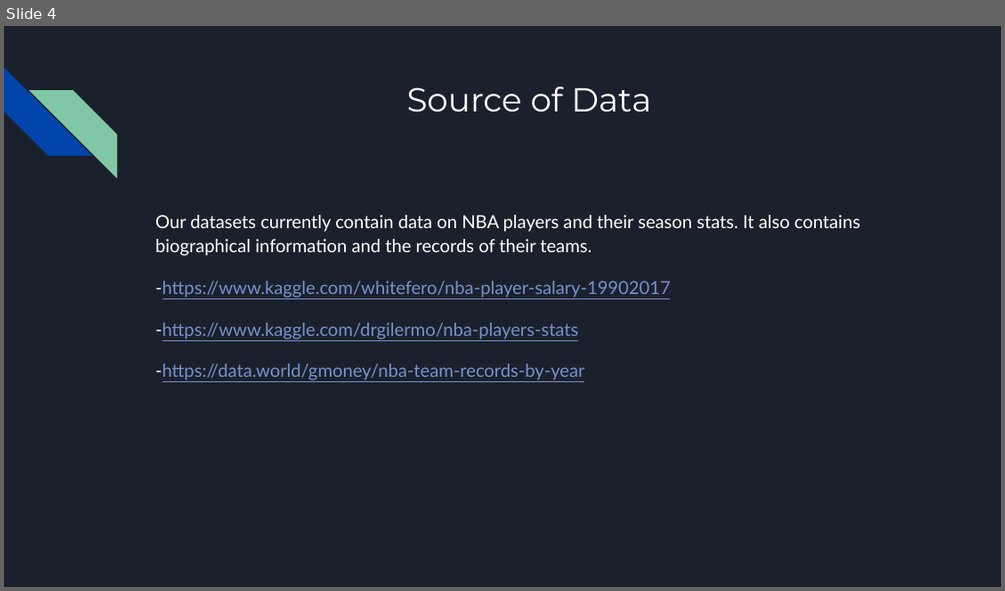
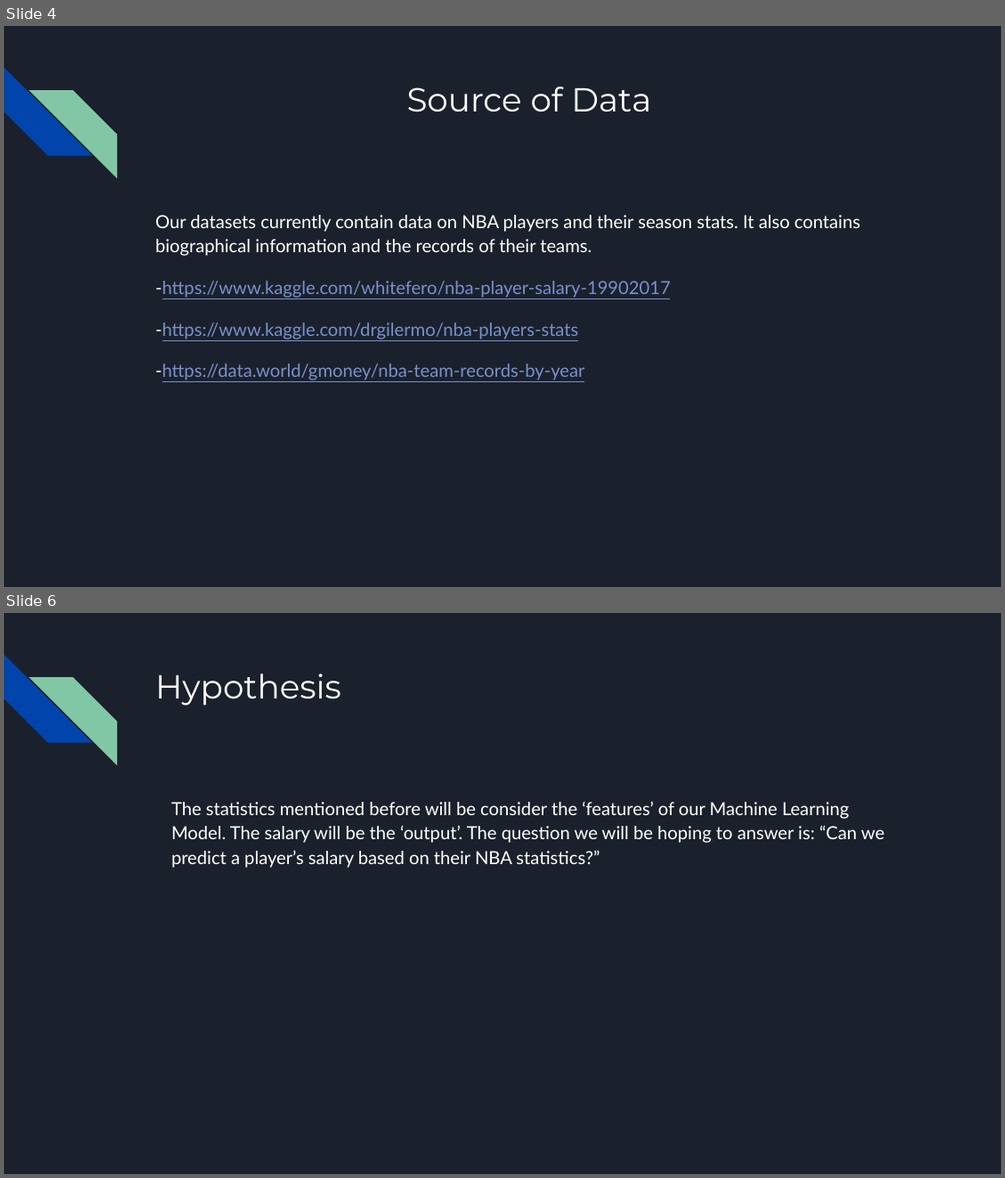
Before and after one commit to nickferrar/NBA_Salaries, a slide deck: Presentation/nba_player_salaries.pptx. Shown one above the other, each under a label of ours: slide 4 before the commit, slides 4 and 6 after it; the slides between them are not shown. The pictures are 1005x591 and 1005x1178 pixels, drawn with LibreOffice and Linux fonts; fonts in the diff are those of the drawing. Boxes give left, top, right and bottom in pixels: in the first picture for what was removed or moved away, otherwise in the second. Text is boxed around its words. In the diff, an @@ line names an element or a change of style, - is before the commit and + after.

```diff
--- a/Presentation/nba_player_salaries.pptx
+++ b/Presentation/nba_player_salaries.pptx
@@ slide 6 added at <box>4,613,1001,1174</box>, background #1B212C; not listed: 2 template elements that a slide beside it also shows @@
@@ title added at <box>155,674,341,706</box>, 24 pt, text #FFFFFF @@
+Hypothesis
@@ text added at <box>171,801,884,868</box>, 13 pt, text #FFFFFF @@
+The statistics mentioned before will be consider the ‘features’ of our Machine Learning Model. The salary will be the ‘output’. The question we will be hoping to answer is: “Can we predict a player’s salary based on their NBA statistics?”
```
Also in this commit, not shown: 3 slides changed, 2 other slides added, 2 slides removed.
